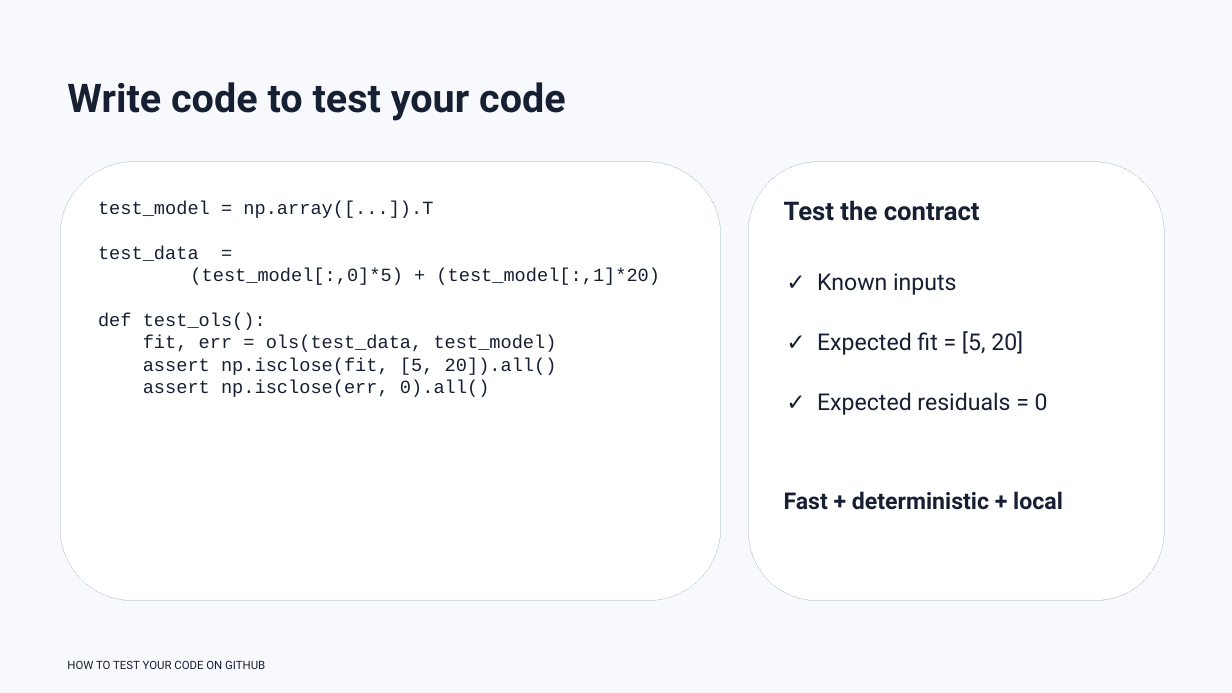
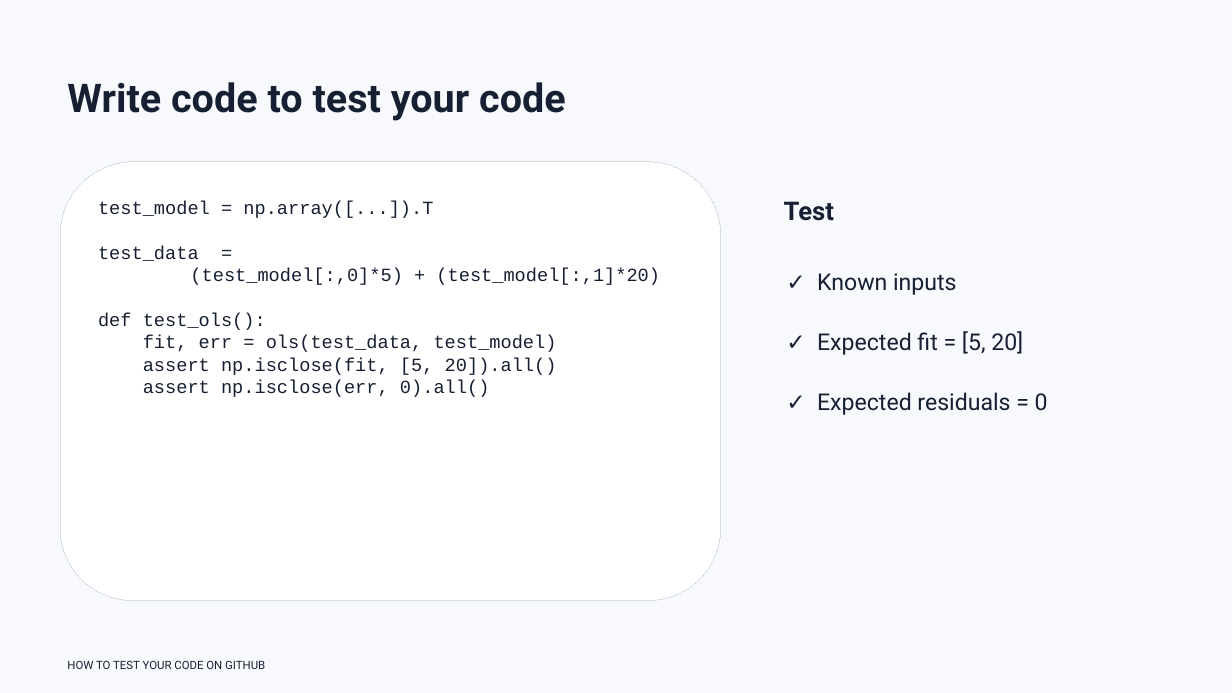
Before and after one commit to rbesenczi/my_ols, a slide deck: slide 13 of presentation/how_to_test_your_code.pptx. Drawn at 1232x693 pixels with LibreOffice and Linux fonts; fonts in the diff are those of the drawing. Boxes give left, top, right and bottom in pixels: in the first picture for what was removed or moved away, otherwise in the second. Text is boxed around its words. In the diff, an @@ line names an element or a change of style, - is before the commit and + after.

```diff
--- a/presentation/how_to_test_your_code.pptx
+++ b/presentation/how_to_test_your_code.pptx
@@ rounded rectangle removed at <box>749,162,1165,601</box> @@
@@ text at <box>784,201,835,221</box>: text changed @@
-Test the contract
+Test
@@ text removed at <box>784,491,1063,510</box> @@
-Fast + deterministic + local
```
Also in this commit, not shown: 24 other slides changed, 2 slides added.
